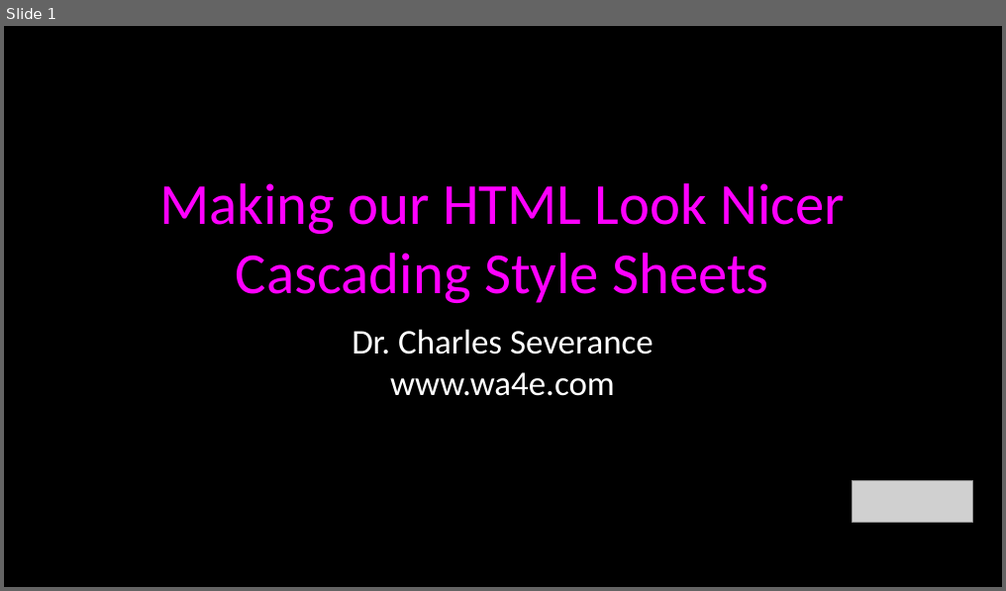
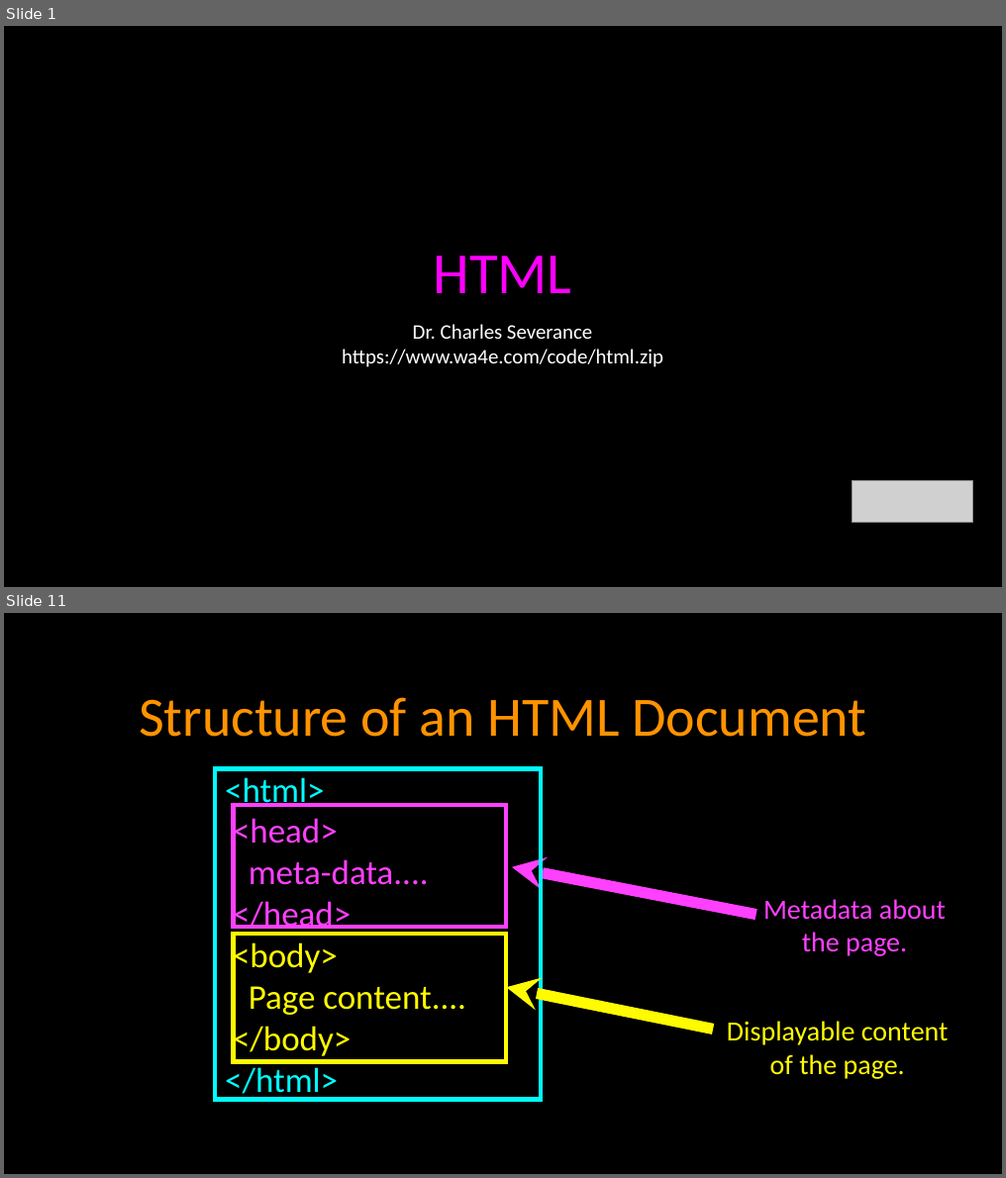
Before and after one commit to csev/wa4e, a slide deck: lectures/Web-02-CSS.ppt. Shown one above the other, each under a label of ours: slide 1 before the commit, slides 1 and 11 after it; the slides between them are not shown. The pictures are 1006x591 and 1006x1178 pixels, drawn with LibreOffice and Linux fonts; fonts in the diff are those of the drawing; grey boxes stand for pictures. Boxes give left, top, right and bottom in pixels: in the first picture for what was removed or moved away, otherwise in the second. Text is boxed around its words. In the diff, an @@ line names an element or a change of style, - is before the commit and + after.

```diff
--- a/lectures/Web-02-CSS.ppt
+++ b/lectures/Web-02-CSS.ppt
@@ slide 11 added at (4,613,1002,1174), background #000000; not listed: 1 template element that a slide beside it also shows @@
@@ rectangle added at (4,613,1002,651), fill #000000 @@
@@ title added at (139,697,866,737), 40 pt, text #FF9300 @@
+Structure of an HTML Document
@@ rectangle added at (215,768,541,1100), outline #00FDFF 3 pt @@
@@ text added at (225,777,466,1102), 25 pt, text #FFFB00 @@
+<html>
+<head>
+meta-data....
+</head>
+<body>
+Page content....
+</body>
+</html>
@@ rectangle added at (234,806,506,928), outline #FF40FF 3 pt @@
@@ arrow added from (756, 914) to (512, 867), #FF40FF 7.99 pt @@
@@ text added at (763,899,945,957), 20 pt, text #FF40FF @@
+Metadata about the page.
@@ rectangle added at (234,935,506,1063), outline #FFFB00 3 pt @@
@@ arrow added from (713, 1029) to (506, 987), #FFFB00 7.99 pt @@
@@ text added at (727,1021,948,1079), 20 pt, text #FFFB00 @@
+Displayable content of the page.
@@ slide 1 changed as well @@
@@ title at (433,256,571,293): text changed @@
-Making our HTML Look Nicer
-Cascading Style Sheets
+HTML
@@ text at (342,349,663,368): text changed; size 25 to 14.9 pt @@
-www.wa4e.com
+https://www.wa4e.com/code/html.zip
@@ text at (413,324,592,339): size 25 to 14.9 pt in "Dr. Charles Severance" @@
```
Also in this commit, not shown: 2 other slides changed, 26 other slides added, 32 slides removed, 3 other files.
